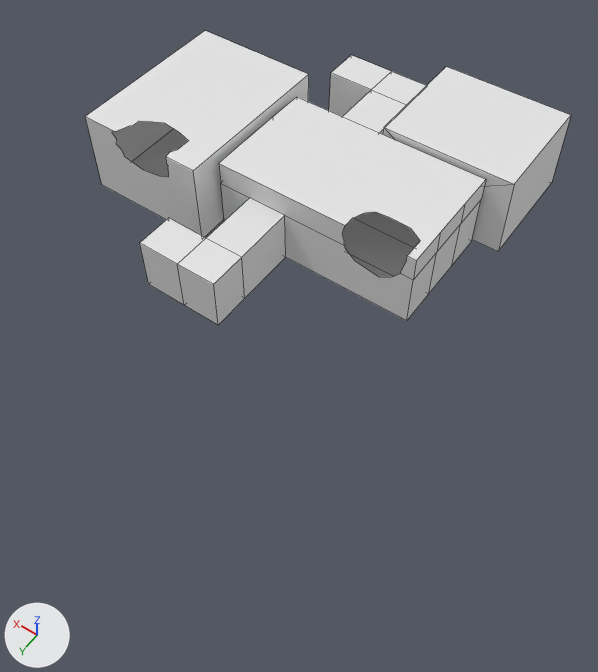
An edit to the FBX model Assets/Meshes/world7.fbx, drawn before and after from the same camera.
The view is the same before and after, from a 50 mm camera at (-21.3, 22.4, 25.9) aimed at (-9.4, 5.7, -0.3). The axes (+X, +Y, +Z) are drawn at lower left. The lights are the same throughout. The older version comes first. Mesh edges are drawn as thin lines. Where no turn or scale is listed for an object, it has been applied to the vertices.
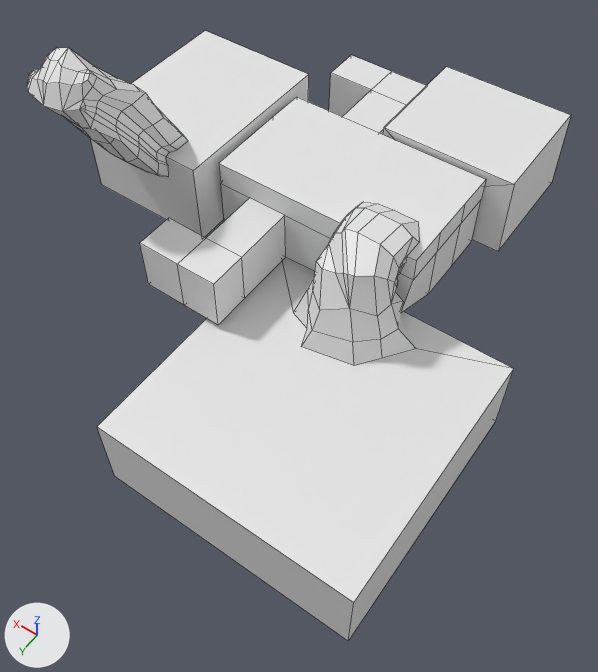
Commit message: world7 progress

The change in detail:
Material 'Floor' (mat_floor) is new.
Its base color is (0.8, 0.8, 0.8) (white #e7e7e7).
Material 'Wall' (mat_wall) is new.
Its base color is (0.8, 0.8, 0.8) (white #e7e7e7).
Material 'Ceiling' (mat_ceiling) is new.
Its base color is (0.8, 0.8, 0.8) (white #e7e7e7).
Material 'Rock' (mat_rock) is new.
Its base color is (0.8, 0.8, 0.8) (white #e7e7e7).
me_plane is used by ob_plane; location (0.0, 0.0, 0.0).
me_plane had 126 vertices, 70 faces and spanned x -13.8..3.0, y -8.2..7.3, z 0.0..3.8.
me_plane now has 340 vertices, 308 faces and spans x -17.1..3.0, y -8.2..13.5, z -4.1..9.5.
Part 1, on me_plane:
2 faces are deleted.
7 vertices move from x -12.6..-9.5, y 1.4..2.8, z 0.0..3.5 to x -12.3..-9.2, y 1.0..2.7, z 0.1..3.5.
214 vertices are added at x -17.1..1.7, y 2.2..13.5, z -4.1..9.5.
2 new faces join them, mat_floor (white #e7e7e7).
232 new faces join them, mat_rock (white #e7e7e7).
2 new faces join them, mat_ceiling (white #e7e7e7).
4 new faces join them, mat_wall (white #e7e7e7).
me_plane gains material mat_floor (white #e7e7e7).
me_plane gains material mat_wall (white #e7e7e7).
me_plane gains material mat_ceiling (white #e7e7e7).
me_plane gains material mat_rock (white #e7e7e7).

Boxes [x1, y1, x2, y2] around the edits, measured in the pictures (598 x 672 px):
'Plane', reshaped (12% wider, 107% taller)
    before: [85, 31, 571, 325]
    after: [27, 31, 571, 641]
part 1 of me_plane, built on
    before: [286, 198, 429, 321]
    after: [27, 47, 513, 641]
